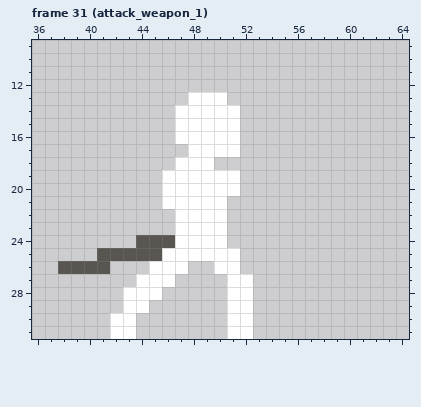
File history of a pixel-art file, Assets/Resources/Sprites/player.aseprite. Above, as it was before the edit.
96x32 pixels, 41 frames. Shown: frame 31 (attack_weapon_1): x 36..64, y 9..31. The commit also changed other frames, which this record leaves out.
And afterwards:
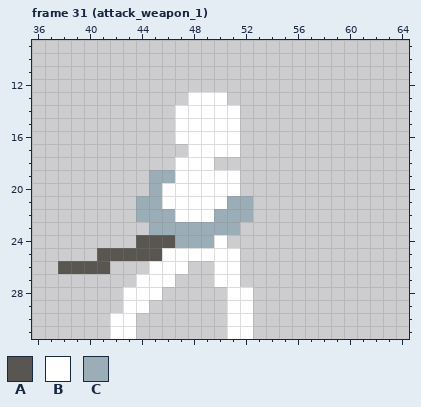
Palette (. is transparent): A #595652  B #ffffff  C #9badb7
The exact change:
Frame 31 (attack_weapon_1), layers "arms", "base":
y 19: x 45..46 .B -> CC
y 20: x 45 . -> C
y 21: x 44..45 .. -> CC; x 51..52 .. -> CC
y 22: x 44..46 ... -> CCC; x 50..52 B.. -> CCC
y 23: x 45..51 ..BBBB. -> CCCCCCC
y 24: x 47..49 BBB -> CCC
y 27: x 50 . -> B; x 52 B -> .
Pixel boxes of the changes (left, top, right, bottom) in both pictures:
changed: (136, 170, 253, 287)
